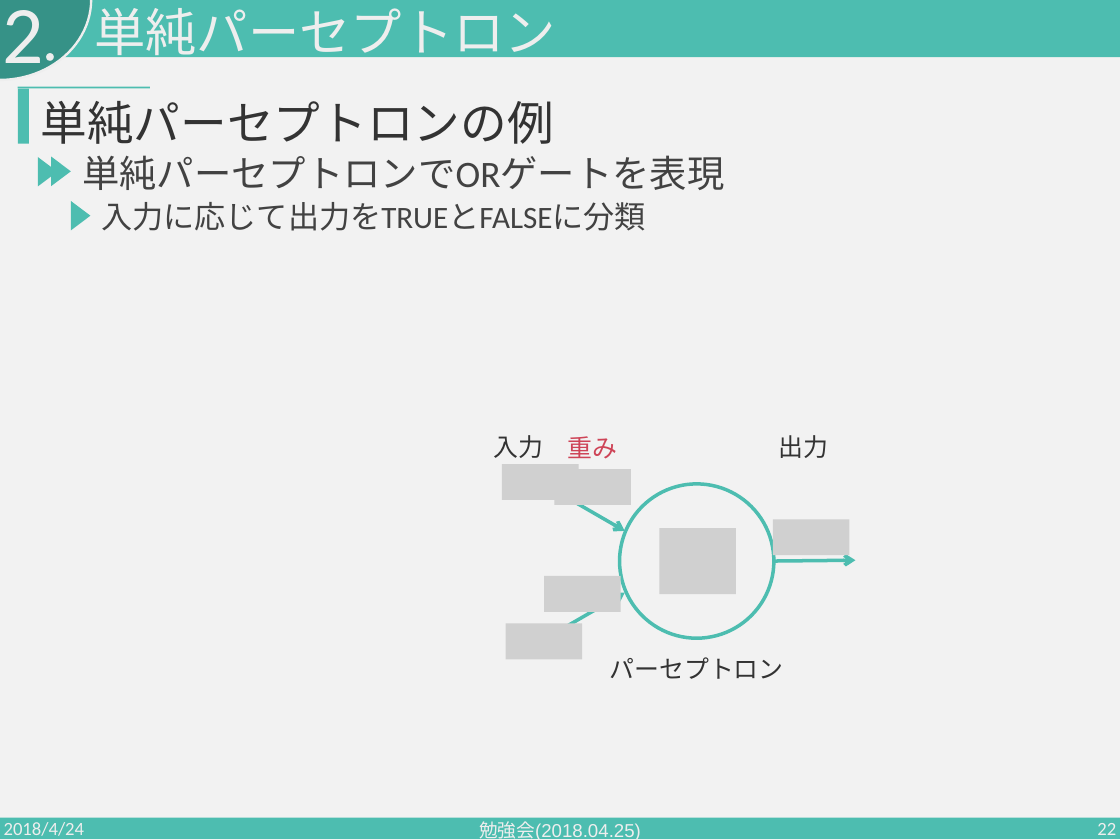
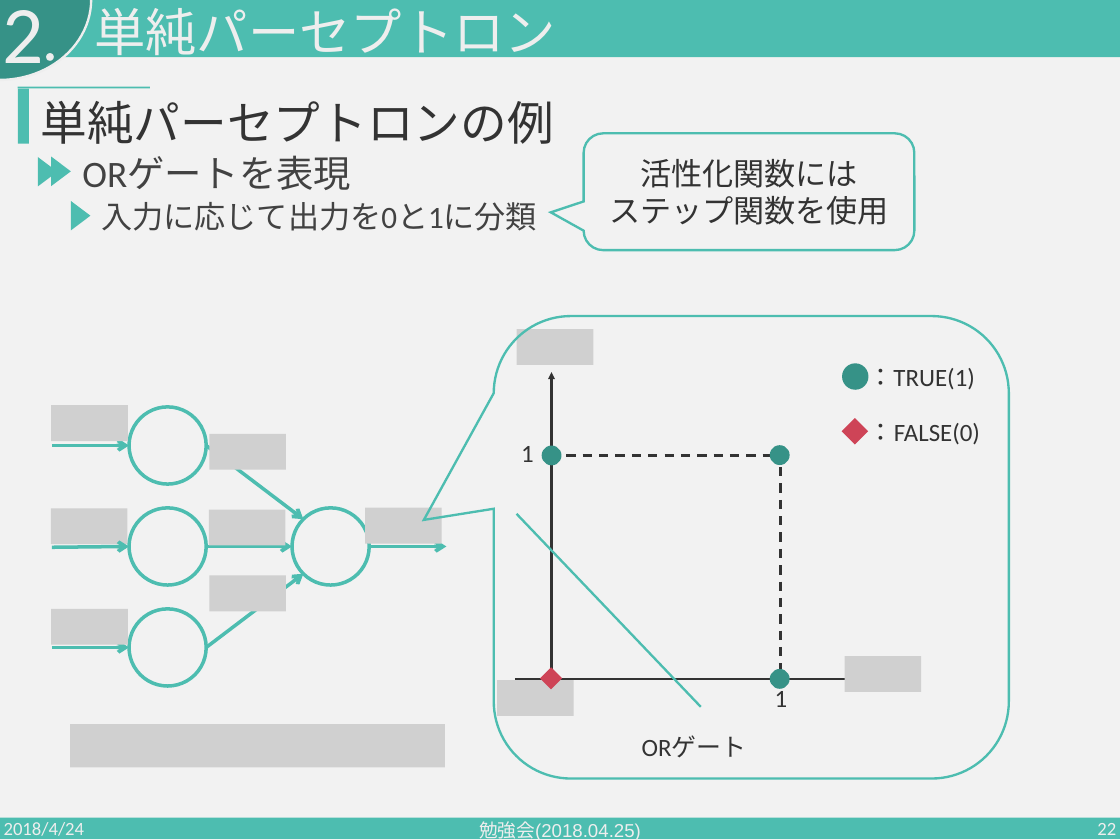
Before and after one commit to PajamaDrive/lab-study, a slide deck: slide 22 of 勉強会2018.04.25.pptx. Drawn at 1120x840 pixels with LibreOffice and Linux fonts; fonts in the diff are those of the drawing; grey boxes stand for pictures. Boxes give left, top, right and bottom in pixels: in the first picture for what was removed or moved away, otherwise in the second. Text is boxed around its words. In the diff, an @@ line names an element or a change of style, - is before the commit and + after.

Commit message:
new version

```diff
--- a/勉強会2018.04.25.pptx
+++ b/勉強会2018.04.25.pptx
@@ rounded speech box added at <box>584,133,914,250</box>, outline #4DBDB0 3 pt, 40 pt, text #333333 @@
+活性化関数には
+ステップ関数を使用
@@ text at <box>82,156,351,190</box>: text changed @@
-単純パーセプトロンでORゲートを表現
+ORゲートを表現
@@ text at <box>102,202,538,231</box>: text changed @@
-入力に応じて出力をTRUEとFALSEに分類
+入力に応じて出力を0と1に分類
@@ group added at <box>494,316,1009,778</box>: 5 texts, 4 ellipses, 3 pictures, 2 diamonds, 2 lines, 2 arrows, 1 rounded speech box @@
+：TRUE(1)
+：FALSE(0)
+1
+1
+ORゲート
@@ group added at <box>51,405,446,686</box>: 6 arrows, 4 ellipses, 4 pictures @@
@@ picture added at <box>209,434,286,470</box> @@
@@ picture added at <box>209,510,286,545</box> @@
@@ line added from (516, 514) to (701, 707), #4DBDB0 3 pt @@
@@ group removed at <box>493,435,850,679</box>: 6 pictures, 4 texts, 2 arrows, 1 ellipse @@
-入力
-出力
-パーセプトロン
-重み
@@ arrow moved from (774, 561) - (856, 560) to (206, 547) - (292, 547) @@
@@ picture added at <box>209,576,286,612</box> @@
@@ picture added at <box>70,724,445,767</box> @@
```
Also in this commit, not shown: 16 other slides changed, 2 slides added.
